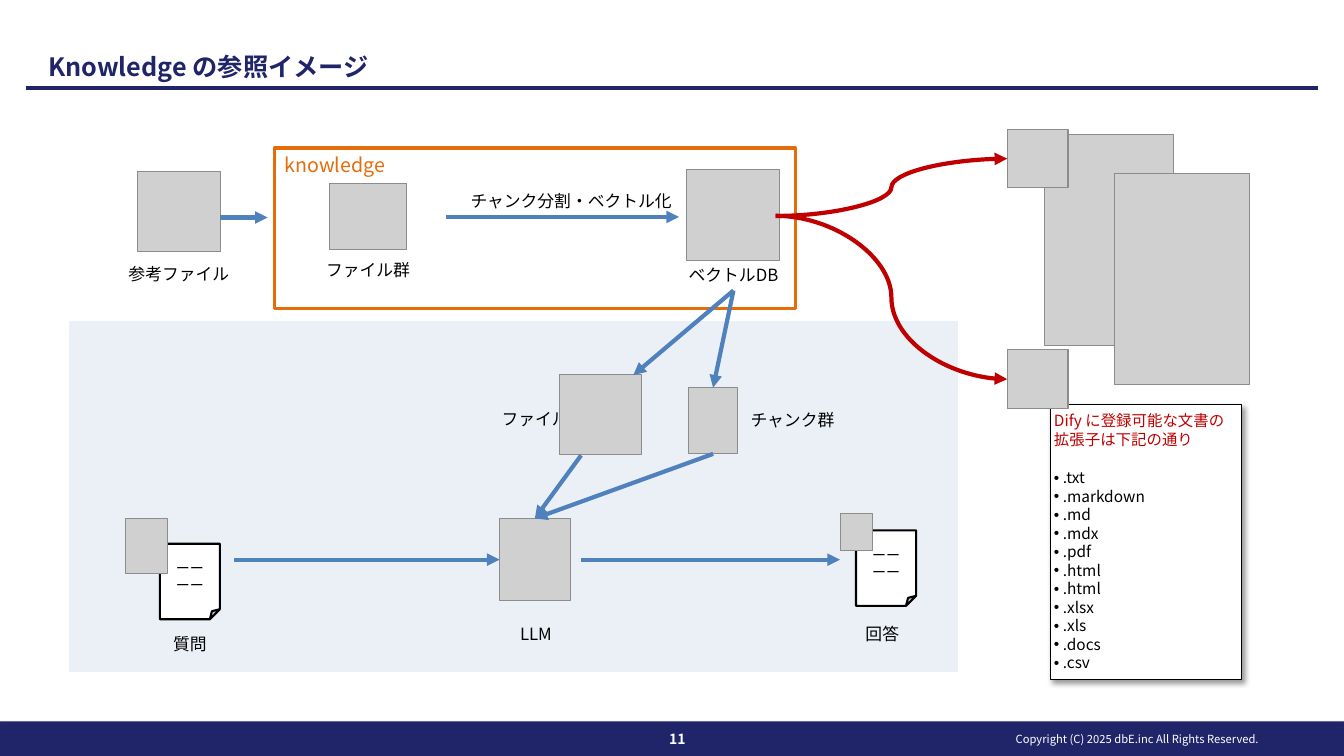
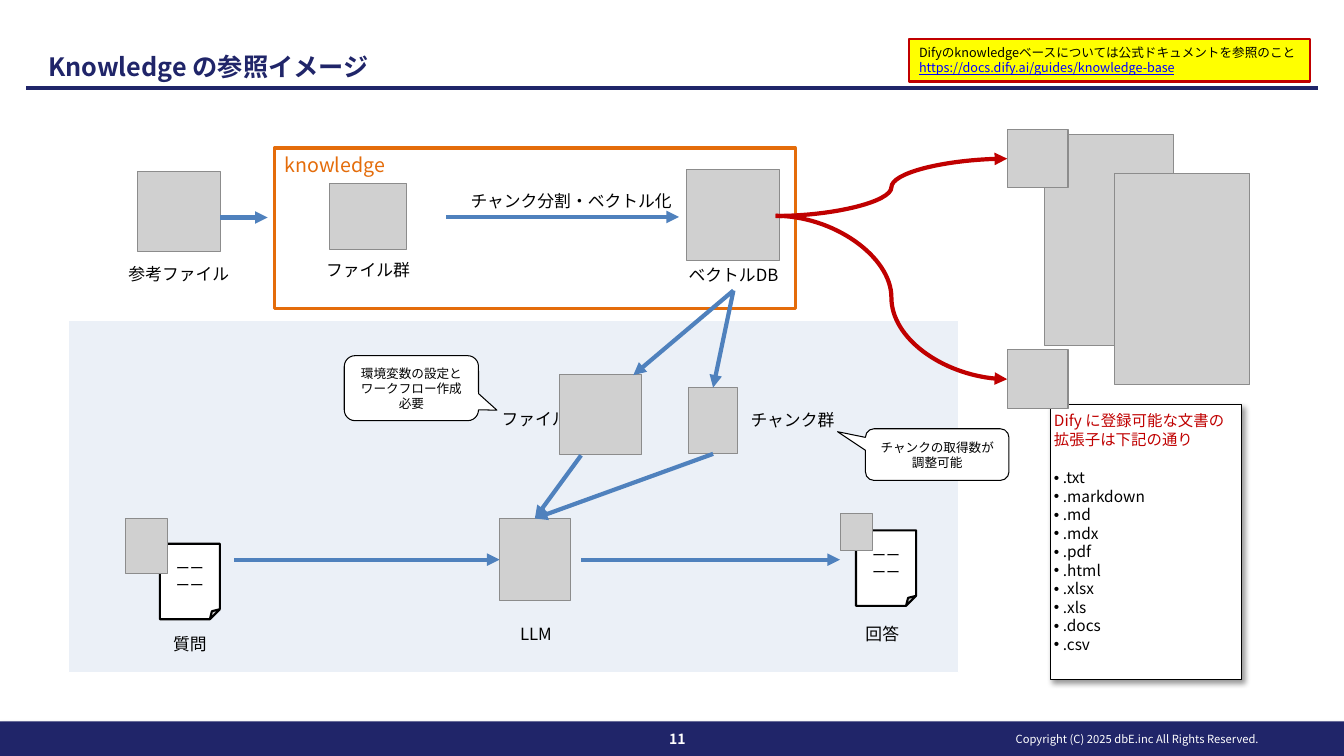
Before and after one commit to aokib7605/dbE_document, a slide deck: slide 11 of 20250418イノベーションマネジメント様講座資料.pptx. Drawn at 1344x756 pixels with LibreOffice and Linux fonts; fonts in the diff are those of the drawing; grey boxes stand for pictures; background and template pictures are left out. Boxes give left, top, right and bottom in pixels: in the first picture for what was removed or moved away, otherwise in the second. Text is boxed around its words. In the diff, an @@ line names an element or a change of style, - is before the commit and + after.

```diff
--- a/20250418イノベーションマネジメント様講座資料.pptx
+++ b/20250418イノベーションマネジメント様講座資料.pptx
@@ rectangle added at bbox=[909, 38, 1311, 82], fill #FFFF00, outline #C00000 1.5 pt, 9 pt, text #0000FF, underline @@
+Difyのknowledgeベースについては公式ドキュメントを参照のこと
+https://docs.dify.ai/guides/knowledge-base
@@ rounded speech box added at bbox=[345, 356, 479, 421], fill #FFFFFF, outline #000000 0.75 pt, 9 pt, text #000000 @@
+環境変数の設定と
+ワークフロー作成
+必要
@@ rounded speech box added at bbox=[866, 429, 1009, 480], fill #FFFFFF, outline #000000 0.75 pt, 9 pt, text #000000 @@
+チャンクの取得数が
+調整可能
@@ text in rectangle at bbox=[1063, 581, 1101, 594]: paragraph removed @@
-• .html
```
Also in this commit, not shown: 2 other slides changed, 2 slides added, 13 other files.
